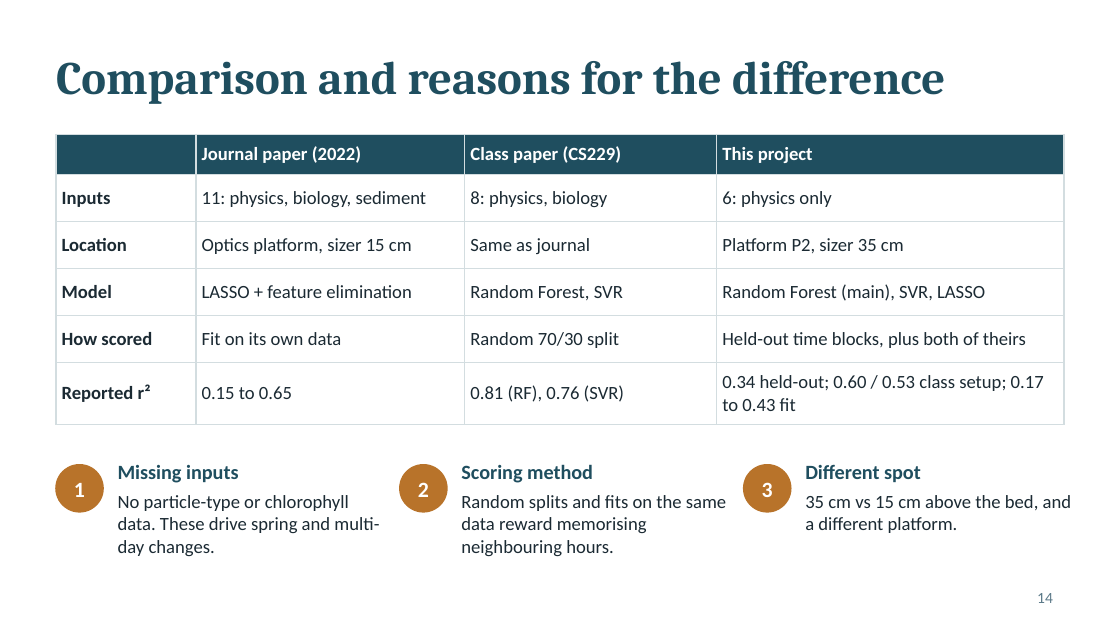
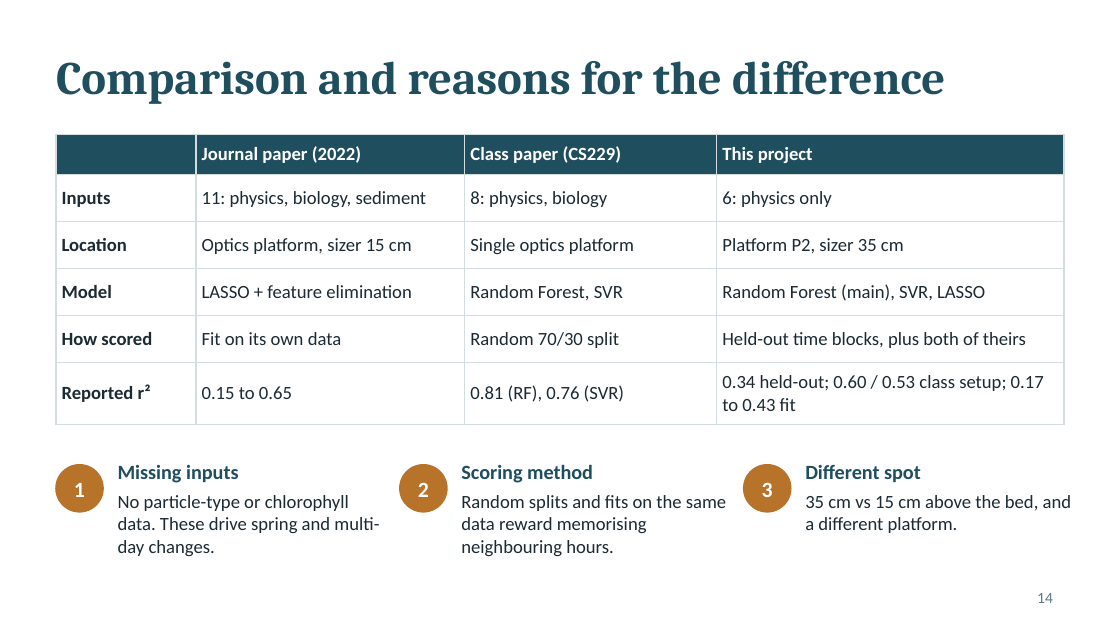
Before and after one commit to armaanyt07-jpg/floc_study, a slide deck: slide 14 of deliverables/Floc_Size_Prediction_Slides.pptx. Drawn at 1120x630 pixels with LibreOffice and Linux fonts; fonts in the diff are those of the drawing. Boxes give left, top, right and bottom in pixels: in the first picture for what was removed or moved away, otherwise in the second. Text is boxed around its words. In the diff, an @@ line names an element or a change of style, - is before the commit and + after.

```diff
--- a/deliverables/Floc_Size_Prediction_Slides.pptx
+++ b/deliverables/Floc_Size_Prediction_Slides.pptx
@@ table at (x1=56, y1=134, x2=1064, y2=415) @@
-row 3, column 3: Same as journal
+row 3, column 3: Single optics platform
```
Also in this commit, not shown: 7 other slides changed, 16 other files.
